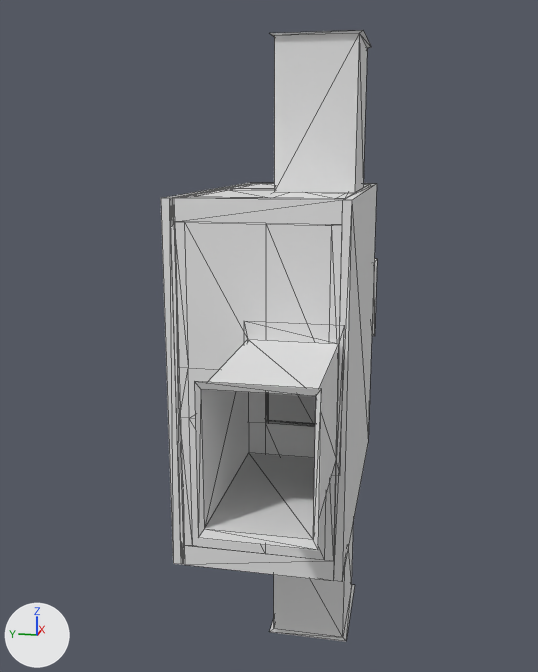
The FBX model Resource/FBX/room80/Room_Exit_4.fbx: old version first, new version second.
Camera for both pictures: a camera (50 mm lens) standing at (-99.4, -7.9, 26.5) and looking at (-0.1, 12.0, 1.7). Lighting does not change. The marker at lower left points along +X, +Y and +Z. Mesh edges are drawn as thin lines. Vertices at the same position are counted once.

Names of what the first picture shows: 'Room_Exit_4_V3'.
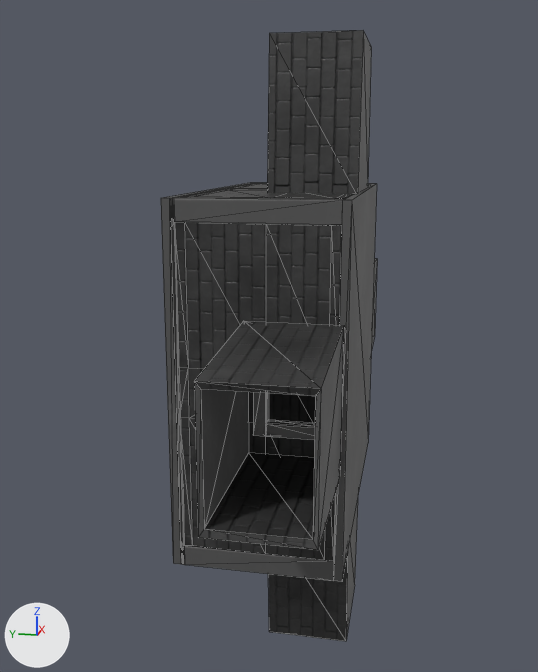
The newer file is also rescaled (x0.01), turned or shifted as a whole; pictures and numbers use the older file's frame.

What the commit changed:
Picture 'normalmapWall.png' (img_normalmapwall_png) is new.
Picture 'RoomTexture.png' (img_roomtexture_png) is new.
Material 'lambert15' (mat_lambert15) is new.
Uses the picture img_normalmapwall_png.
Uses the picture img_roomtexture_png.
me_mesh_001 is used by ob_room_exit_4_v3; location (0.0, 0.0, 0.0).
me_mesh_001 had 528 vertices, 854 faces and spanned x -40.3..40.3, y -1.0..19.5, z -40.2..40.2.
me_mesh_001 now has 496 vertices, 814 faces and spans x -40.3..40.3, y -1.0..19.5, z -40.2..40.2.
Part 1, on me_mesh_001:
63 vertices are removed from x -21.8..21.8, y 0.0..18.5, z -21.8..21.8.
180 faces are deleted.
8 vertices in x -20.6..20.6, y 8.0, z -20.6..20.6 move by (0.0, -0.1, 0.0).
3 vertices in x -3.0..4.4, y 8.0, z -20.9 move by (0.0, -0.1, -1.2).
3 vertices in x -4.4..3.0, y 0.0..9.4, z -20.9 move by (0.0, 0.0, -1.2).
3 vertices in x -4.4..3.0, y 8.0, z 20.9 move by (0.0, -0.1, 1.2).
3 vertices in x -3.0..4.4, y 0.0..9.4, z 20.9 move by (0.0, 0.0, 1.2).
3 vertices in x 20.9, y 0.0..9.4, z -4.4..3.0 move by (1.3, 0.0, 0.0).
7 vertices move from x -20.9..20.9, y 0.0..9.4, z -4.4..4.4 to x -22.2..22.2, y 0.0..9.4, z -4.4..4.4.
14 vertices are added at x -22.2..22.2, y 0.0..9.4, z -22.1..22.1.
9 new vertices lie (0.0, 7.9, 0.0) away from vertices in x -20.9..20.9, y 0.0, z -20.9..20.9.
8 new vertices lie (0.0, -7.9, 0.0) away from vertices in x -20.9..20.9, y 8.0, z -20.9..20.9.
140 new faces join them.
me_mesh_001 part 2: 24 kept faces spanning x -40.3..40.3, y 10.0..10.5, z -40.2..40.2 get new texture (UV) coordinates.
me_mesh_001 part 3: 674 faces spanning x -40.3..40.3, y -1.0..19.5, z -40.2..40.2 switch from mat_material_001 (white #e7e7e7) to mat_lambert15.

Pixel boxes (x1, y1, x2, y2) of what changed, in the pictures (538 x 672 px; the box of a moved part takes in the faces that stretch with it):
part 1 of me_mesh_001, moved or reshaped
    before: (170, 183, 315, 548)
    after: (195, 30, 377, 642)
part 2 of me_mesh_001, surface changed (grey to black)
    both: (194, 382, 249, 537)
part 3 of me_mesh_001, recoloured
    both: (161, 183, 377, 582)
